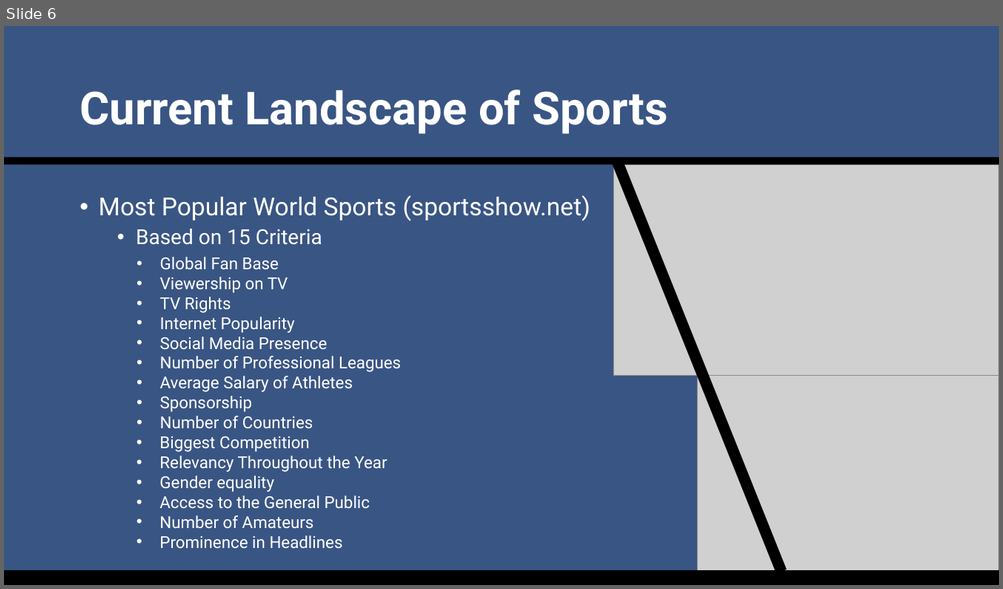
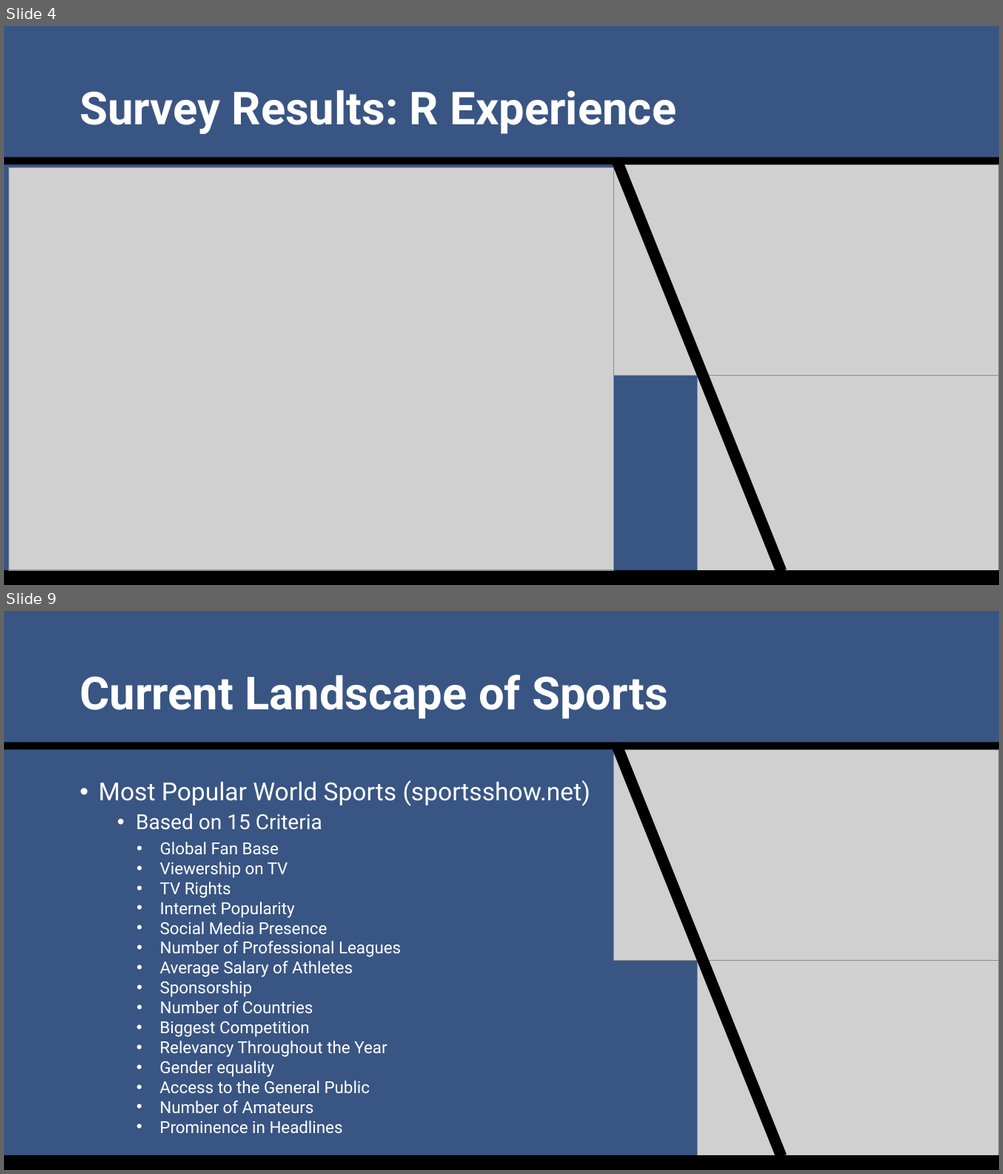
Before and after one commit to SuperMarioGiacomazzo/STOR538_WEBSITE, a slide deck: Slides/Sports Analytics 1/Sports_Analytics_1_Lecture.pptx. Shown one above the other, each under a label of ours: slide 6 before the commit, slides 4 and 9 after it; the slides between them are not shown. The pictures are 1003x589 and 1003x1174 pixels, drawn with LibreOffice and Linux fonts; fonts in the diff are those of the drawing; grey boxes stand for pictures. Boxes give left, top, right and bottom in pixels: in the first picture for what was removed or moved away, otherwise in the second. Text is boxed around its words. In the diff, an @@ line names an element or a change of style, - is before the commit and + after.

```diff
--- a/Slides/Sports Analytics 1/Sports_Analytics_1_Lecture.pptx
+++ b/Slides/Sports Analytics 1/Sports_Analytics_1_Lecture.pptx
@@ slide 4 added at [4, 26, 999, 585], background #395583 @@
@@ title added at [79, 90, 677, 134], 44 pt, text #FFFFFF, bold @@
+Survey Results: R Experience
@@ rectangle added at [4, 157, 999, 165], fill #000000 @@
@@ rectangle added at [611, 157, 786, 574], fill #000000 @@
@@ picture added at [8, 168, 614, 571] @@
@@ picture added at [614, 165, 999, 376] @@
@@ picture added at [697, 375, 999, 585] @@
@@ rectangle added at [4, 571, 999, 585], fill #000000 @@
@@ what was slide 6 is now slide 9 @@
```
Also in this commit, not shown: 3 slides changed, 2 other slides added, 9 other files.
